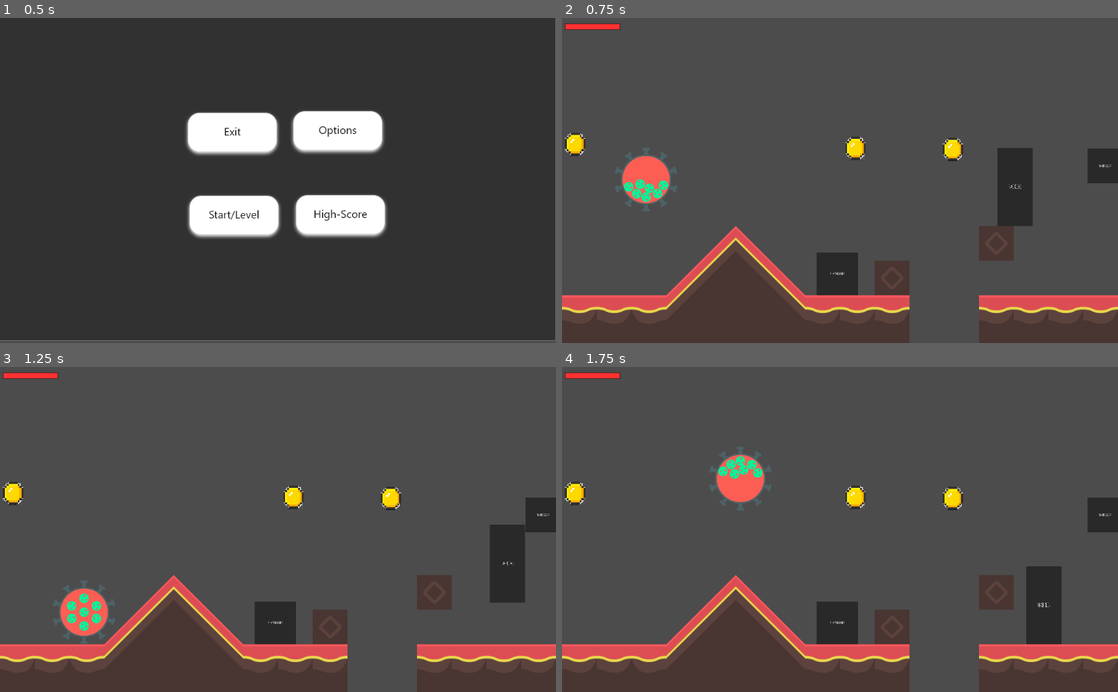
Above: before the commit, frames 1-4 (two rows, left to right).
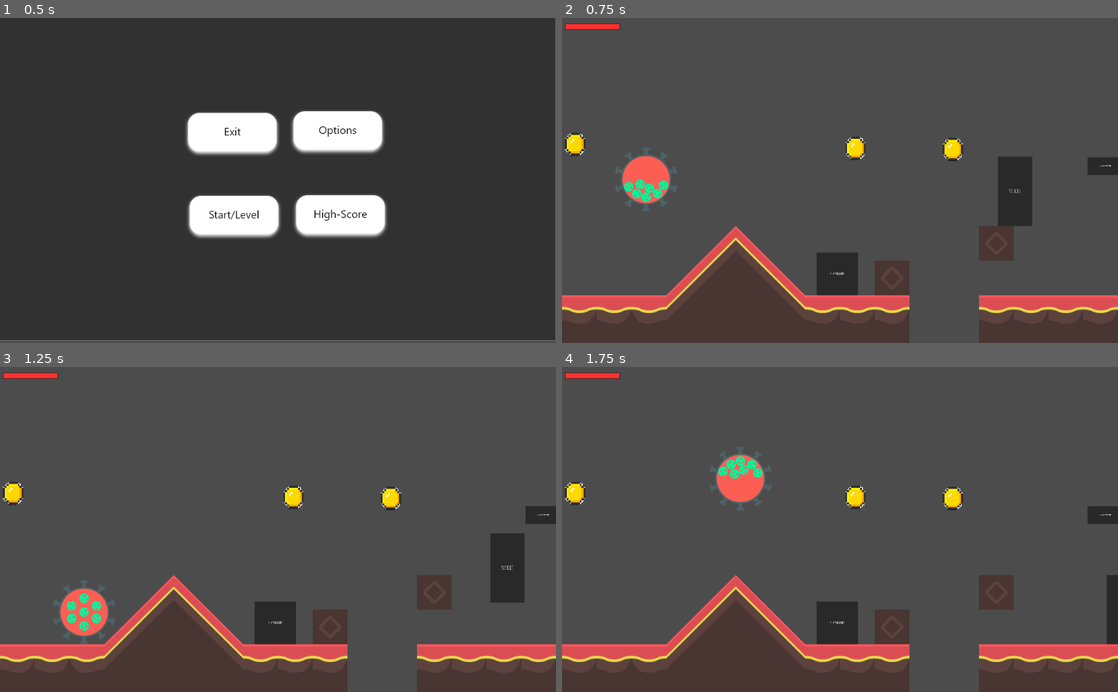
Above: after the commit, the same moments.

Repository: INF19IT2/2d-Jump-n-Run-SE
Game: Godot game, scene res://Scenes/MainScene/MainScene.tscn
Two runs of this game, one before a commit and one after it. Both use one fixed random seed, a clock stepped at 60 frames per second and the inputs below. The engine's default icon, where the game draws it, is replaced by a stand-in: a white triangle on a blue panel in a dark square.
Inputs (mouse positions are in pixels of both pictures, inside the frame that each line leads up to):
- Up to frame 1 (0.5 s): no input
- Up to frame 2 (0.75 s): click (795, 216) at 0.5 s
- Up to frame 3 (1.25 s): no input
- Up to frame 4 (1.75 s): tap Enter (shoot) at 1.25 s; hold D (move_right) from 1.28 s (still down); hold Shift (running) from 1.28 s (still down); tap W (move_up) at 1.52 s

Frame 1 is identical in both runs. In frame 2, 0.5% of the frame differs, in the area x 78-100%, y 39-54%; in frame 3, 0.5%; in frame 4, 2.2%, in the area x 83-100%, y 40-86%.

Commit message:
changed scaling of platform and dummy

Diff:
--- a/2d-Jump-n-Run-SE/Scenes/Objects/Dummy.tscn
+++ b/2d-Jump-n-Run-SE/Scenes/Objects/Dummy.tscn
@@ -4,13 +4,13 @@
 [ext_resource path="res://placeholder.png" type="Texture" id=2]
 
 [sub_resource type="RectangleShape2D" id=1]
-extents = Vector2( 32.4886, 72 )
+extents = Vector2( 32, 64 )
 
 [node name="KinematicBody2D" type="KinematicBody2D"]
 script = ExtResource( 1 )
 
 [node name="Sprite" type="Sprite" parent="."]
-scale = Vector2( 0.054, 0.16 )
+scale = Vector2( 0.053, 0.142 )
 texture = ExtResource( 2 )
 
 [node name="CollisionShape2D" type="CollisionShape2D" parent="."]
--- a/2d-Jump-n-Run-SE/Scenes/Objects/OneTouchPlatform.tscn
+++ b/2d-Jump-n-Run-SE/Scenes/Objects/OneTouchPlatform.tscn
@@ -4,19 +4,18 @@
 [ext_resource path="res://Scripts/Objects/OneTouchPlatform.gd" type="Script" id=2]
 
 [sub_resource type="RectangleShape2D" id=1]
-extents = Vector2( 32, 32.2262 )
+extents = Vector2( 32, 16 )
 
 [sub_resource type="RectangleShape2D" id=2]
-extents = Vector2( 33.4204, 34.4541 )
+extents = Vector2( 32, 16 )
 
 [node name="OneTouchPlatform" type="StaticBody2D"]
 
 [node name="placeholder" type="Sprite" parent="."]
-scale = Vector2( 0.054, 0.071 )
+scale = Vector2( 0.053, 0.036 )
 texture = ExtResource( 1 )
 
 [node name="CollisionShape2D" type="CollisionShape2D" parent="."]
-scale = Vector2( 1.009, 0.994 )
 shape = SubResource( 1 )
 
 [node name="Area2D" type="Area2D" parent="."]
